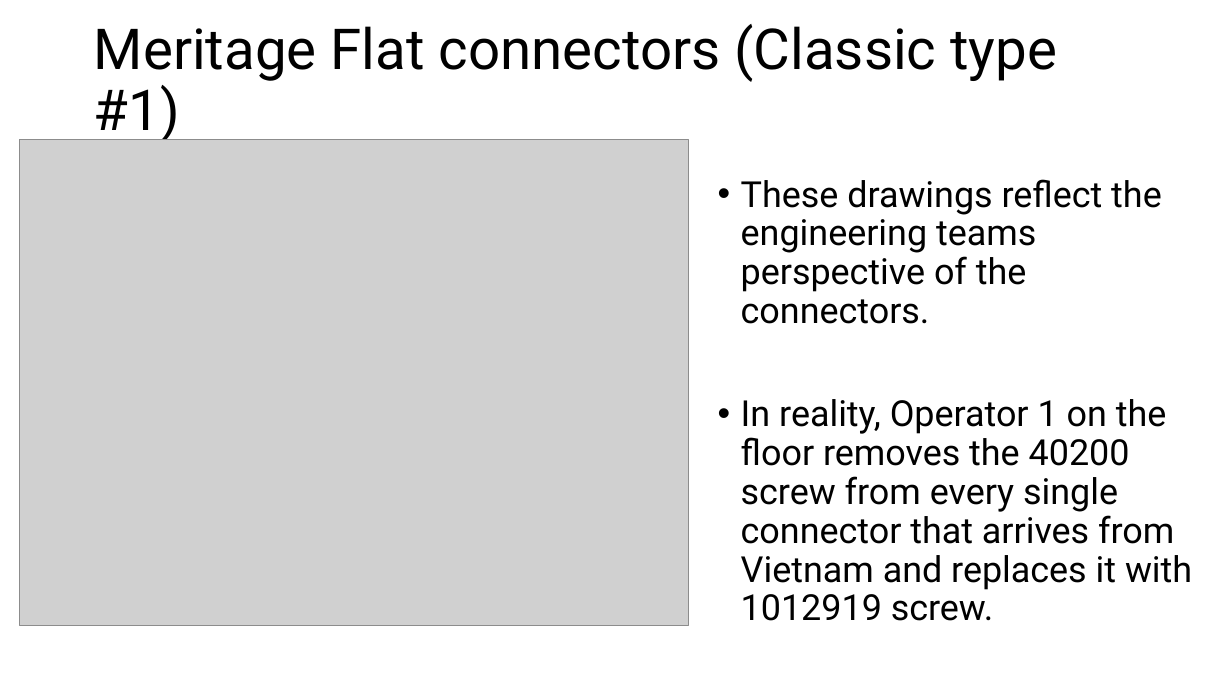
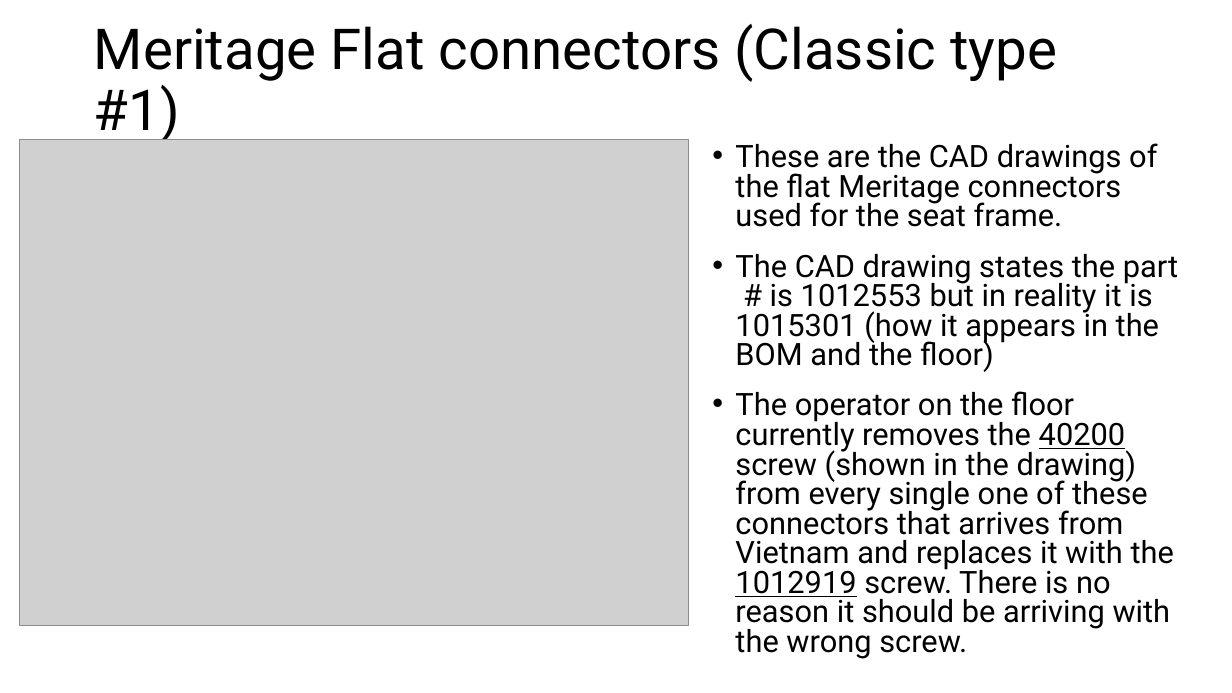
Before and after one commit to macokeefe/claude-code-system, a slide deck: slide 5 of standard-work/standalone/Meritage_Engineering_Improvements.pptx (slide 7 before the commit). Drawn at 1232x693 pixels with LibreOffice and Linux fonts; fonts in the diff are those of the drawing; grey boxes stand for pictures. Boxes give left, top, right and bottom in pixels: in the first picture for what was removed or moved away, otherwise in the second. Text is boxed around its words. In the diff, an @@ line names an element or a change of style, - is before the commit and + after.

```diff
--- a/standard-work/standalone/Meritage_Engineering_Improvements.pptx
+++ b/standard-work/standalone/Meritage_Engineering_Improvements.pptx
@@ text at bbox=[735, 143, 1178, 659]: text changed; size 28 to 24 pt @@
-• These drawings reflect the engineering teams perspective of the connectors.
-• In reality, Operator 1 on the floor removes the 40200 screw from every single connector that arrives from Vietnam and replaces it with 1012919 screw.
+• These are the CAD drawings of the flat Meritage connectors used for the seat frame.
+• The CAD drawing states the part # is 1012553 but in reality it is 1015301 (how it appears in the BOM and the floor)
+• The operator on the floor currently removes the 40200 screw (shown in the drawing) from every single one of these connectors that arrives from Vietnam and replaces it with the 1012919 screw. There is no reason it should be arriving with the wrong screw.
```
Also in this commit, not shown: 9 other slides changed, 2 slides added, 4 slides removed.
